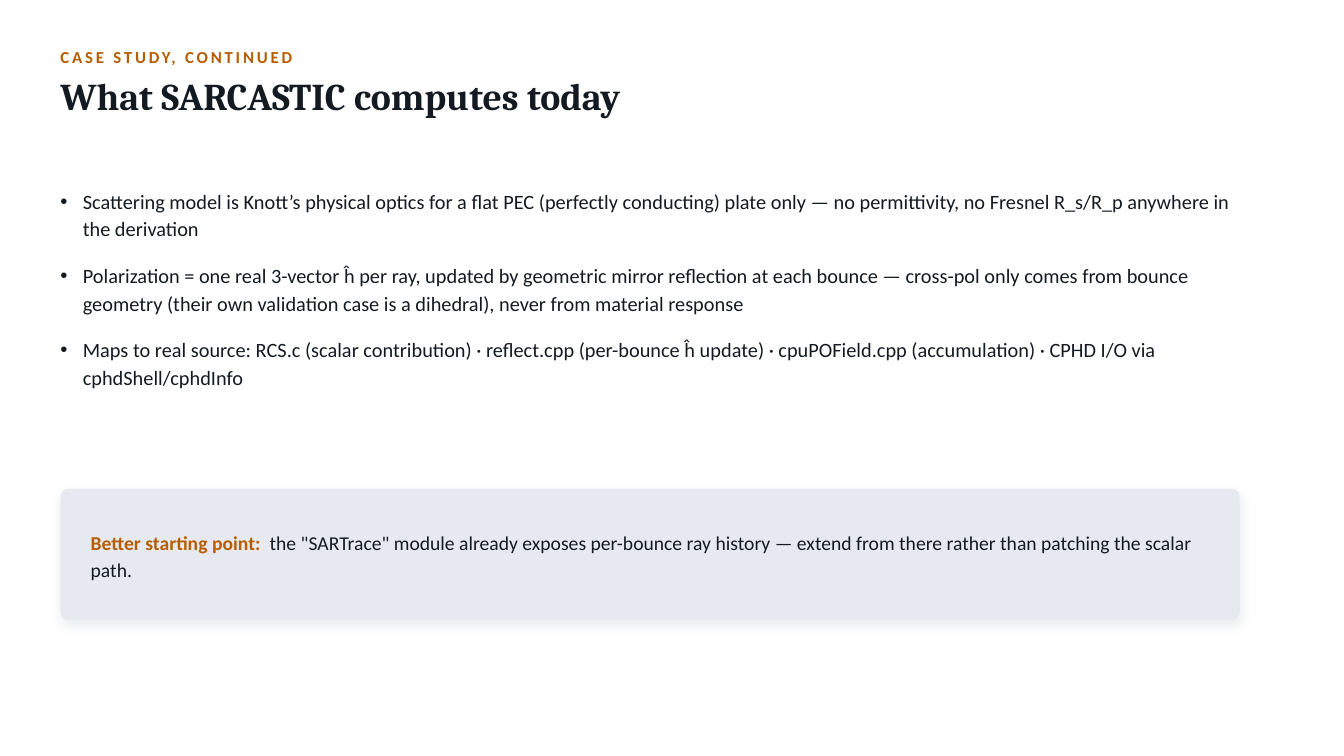
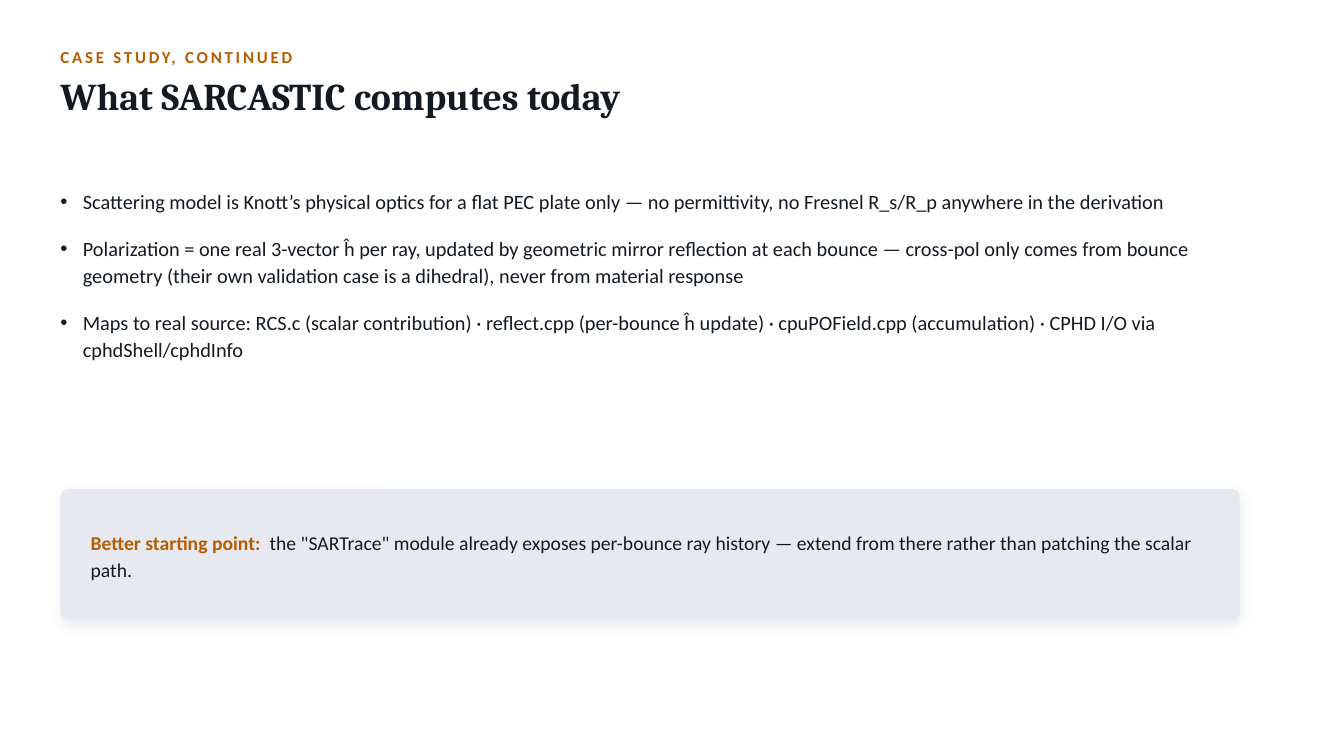
Before and after one commit to dphilli1-00/portfolio, a slide deck: slide 28 of beyond SARCASTIC.pptx (slide 24 before the commit). Drawn at 1344x756 pixels with LibreOffice and Linux fonts; fonts in the diff are those of the drawing. Boxes give left, top, right and bottom in pixels: in the first picture for what was removed or moved away, otherwise in the second. Text is boxed around its words. In the diff, an @@ line names an element or a change of style, - is before the commit and + after.

```diff
--- a/beyond SARCASTIC.pptx
+++ b/beyond SARCASTIC.pptx
@@ text at <box>83,195,1164,213</box>: text changed @@
-• Scattering model is Knott’s physical optics for a flat PEC (perfectly conducting) plate only — no permittivity, no Fresnel R_s/R_p anywhere in the derivation
+• Scattering model is Knott’s physical optics for a flat PEC plate only — no permittivity, no Fresnel R_s/R_p anywhere in the derivation
```
Also in this commit, not shown: 9 other slides changed, 2 slides added, 19 other files.
